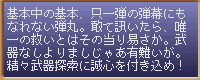
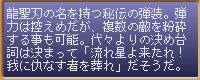
Layer changes from the first w=200, h=80 image to the second:
renamed "基本中の基本、只一弾の弾幕にもなれない弾丸。敢て訊いたら、唯..." to "龍聖刃の名を持つ秘伝の弾装。弾力は控えめだが、複数の敵を粉砕...", painted on it over [7, 7, 186, 72]
